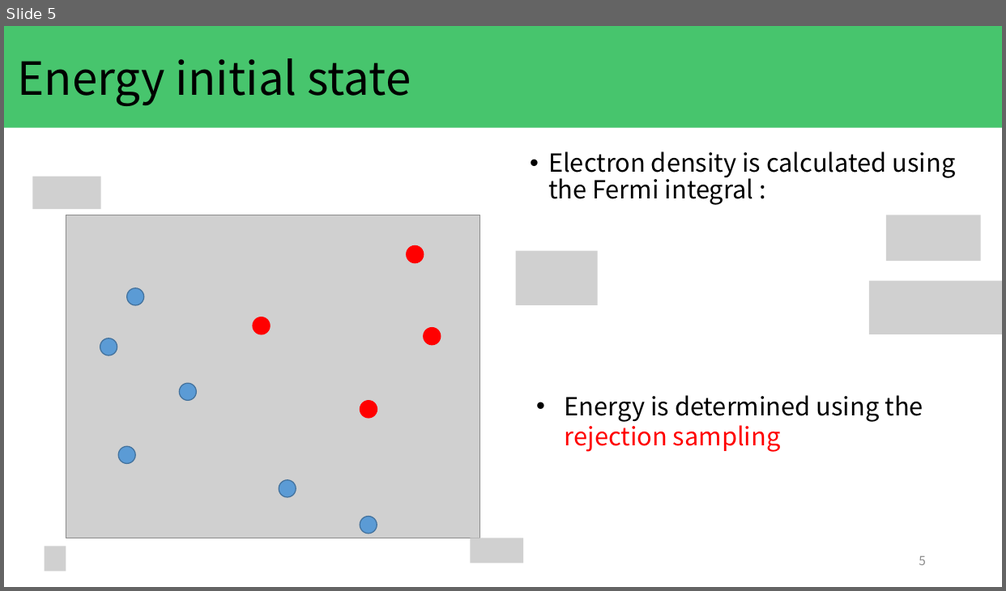
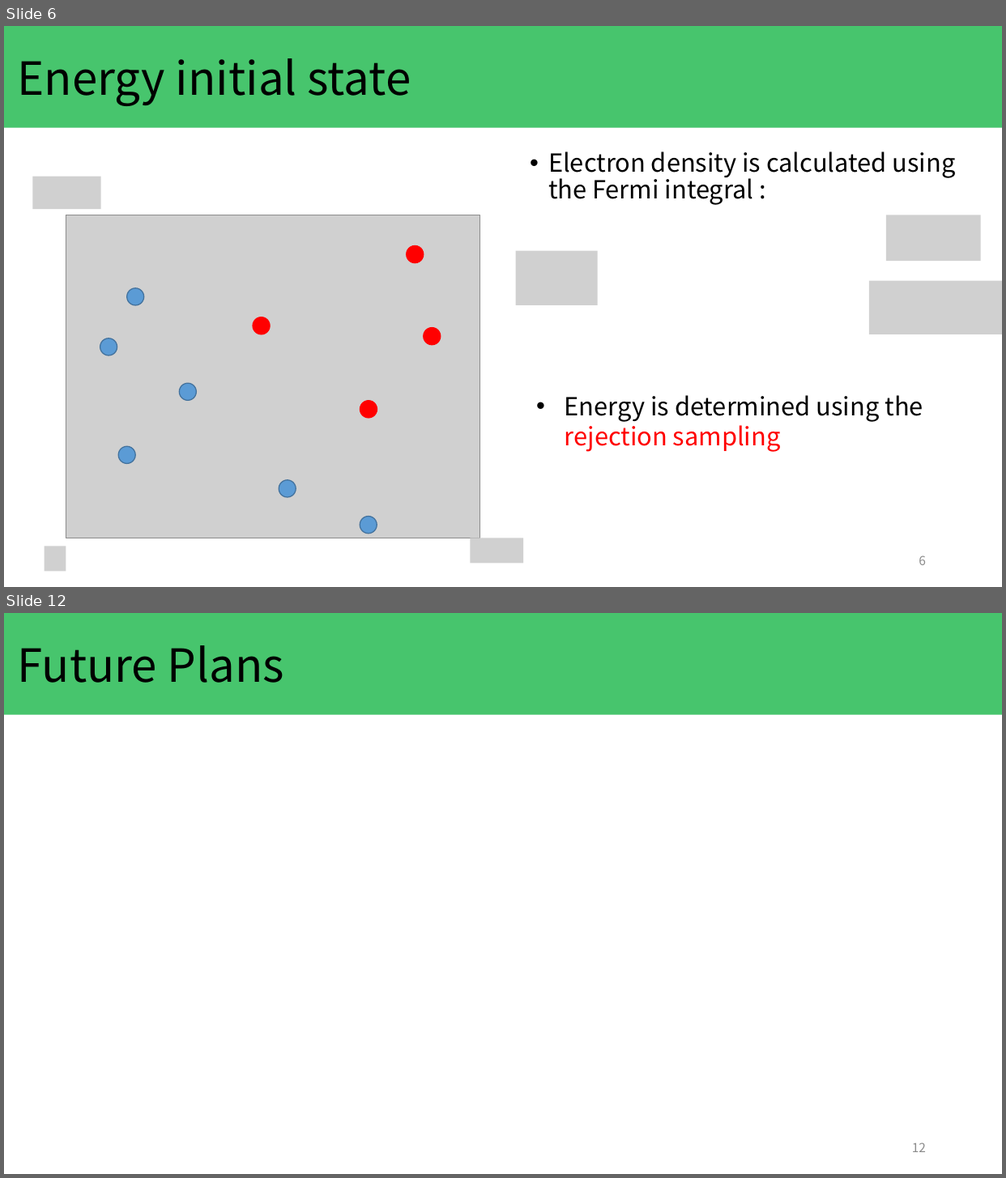
Before and after one commit to KeitoKubo/MonteCarlo-simulation-with-Fermi-degeneracy, a slide deck: presentation/kubo_20231129.pptx. Shown one above the other, each under a label of ours: slide 5 before the commit, slides 6 and 12 after it; the slides between them are not shown. The pictures are 1006x591 and 1006x1178 pixels, drawn with LibreOffice and Linux fonts; fonts in the diff are those of the drawing; grey boxes stand for pictures. Boxes give left, top, right and bottom in pixels: in the first picture for what was removed or moved away, otherwise in the second. Text is boxed around its words. In the diff, an @@ line names an element or a change of style, - is before the commit and + after.

```diff
--- a/presentation/kubo_20231129.pptx
+++ b/presentation/kubo_20231129.pptx
@@ slide 12 added at [4,613,1002,1174], background #FFFFFF @@
@@ rectangle added at [4,613,1002,715], fill #00B036 at 72% opacity @@
@@ title added at [18,645,284,683], 44 pt, text #000000 @@
+Future Plans
@@ page number added at [912,1143,926,1152], 12 pt, text #8C8C8C @@
+12
@@ what was slide 5 is now slide 6 @@
@@ page number at [918,556,926,565]: text changed @@
-5
+6
```
Also in this commit, not shown: 4 slides changed, 2 other slides added, 1 slide removed.
